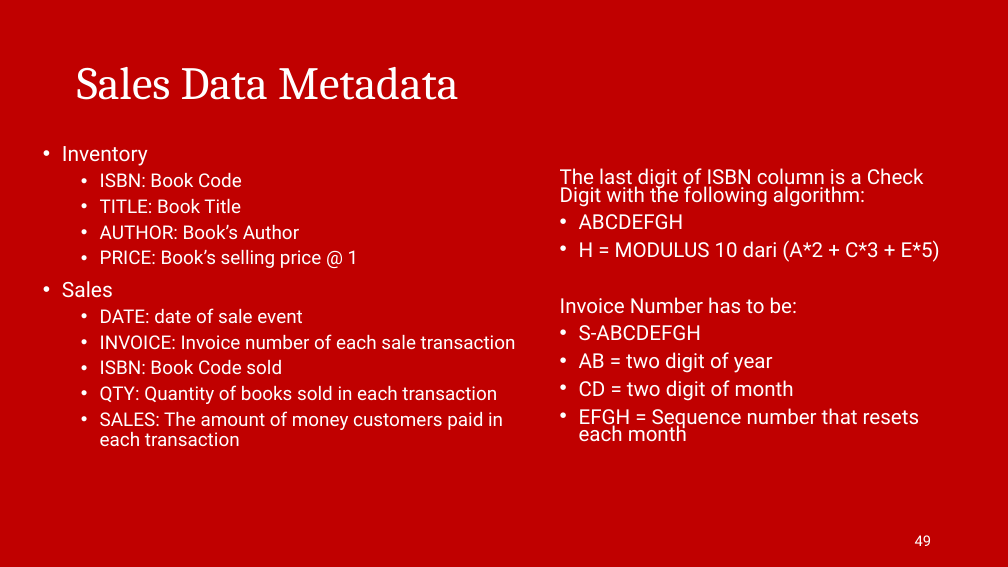
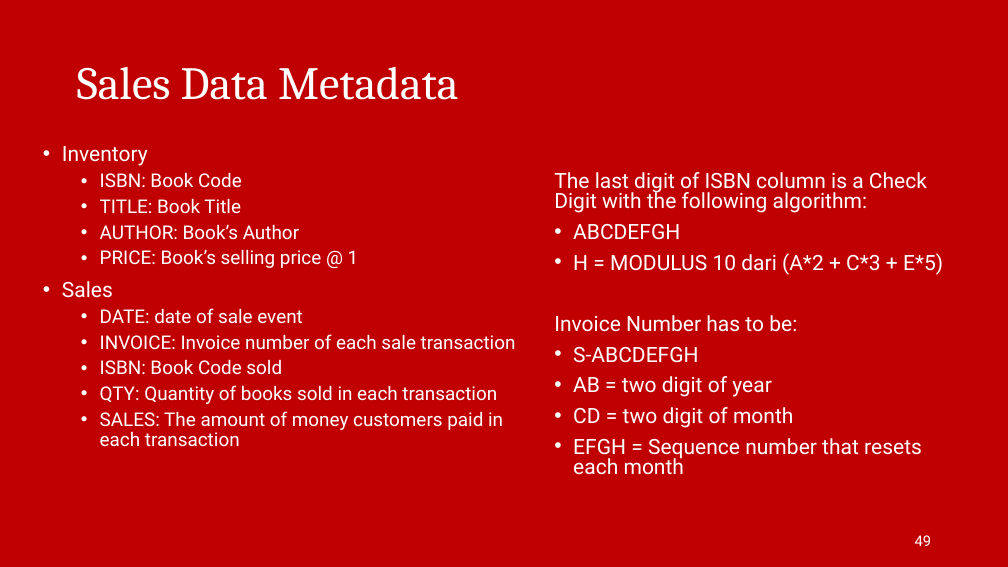
Before and after one commit to irfanradarma/Audit-SI, a slide deck: slide 49 of Slides/10 - Risiko dan Pengendalian.pptx. Drawn at 1008x567 pixels with LibreOffice and Linux fonts; fonts in the diff are those of the drawing; background and template pictures are left out. Boxes give left, top, right and bottom in pixels: in the first picture for what was removed or moved away, otherwise in the second. Text is boxed around its words. In the diff, an @@ line names an element or a change of style, - is before the commit and + after.

```diff
--- a/Slides/10 - Risiko dan Pengendalian.pptx
+++ b/Slides/10 - Risiko dan Pengendalian.pptx
@@ text "The last digit of ISBN ..." at (554, 172, 943, 475): size 19.6 to 20 pt; line spacing 0.7 to 0.8 @@
```
Also in this commit, not shown: 10 other files.
